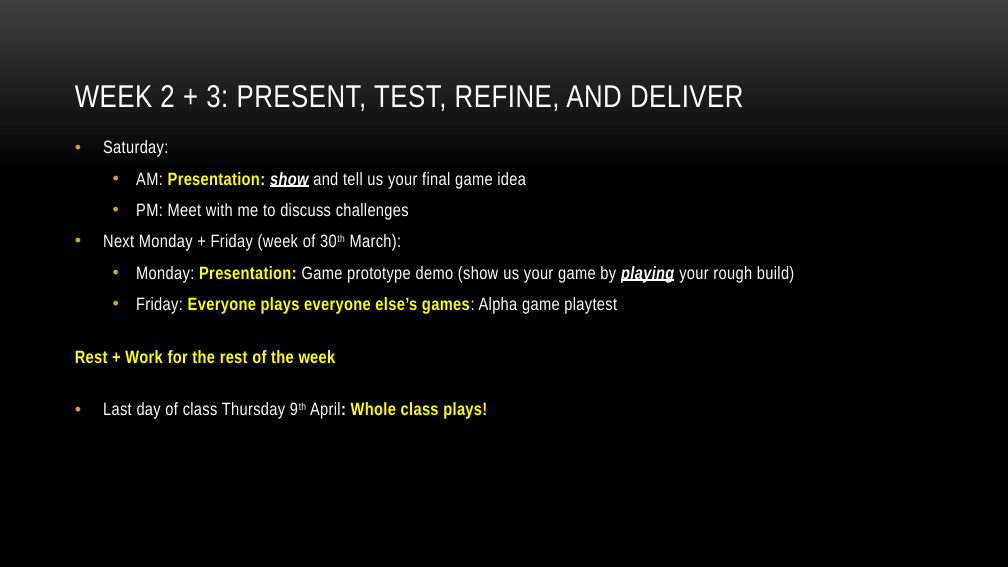
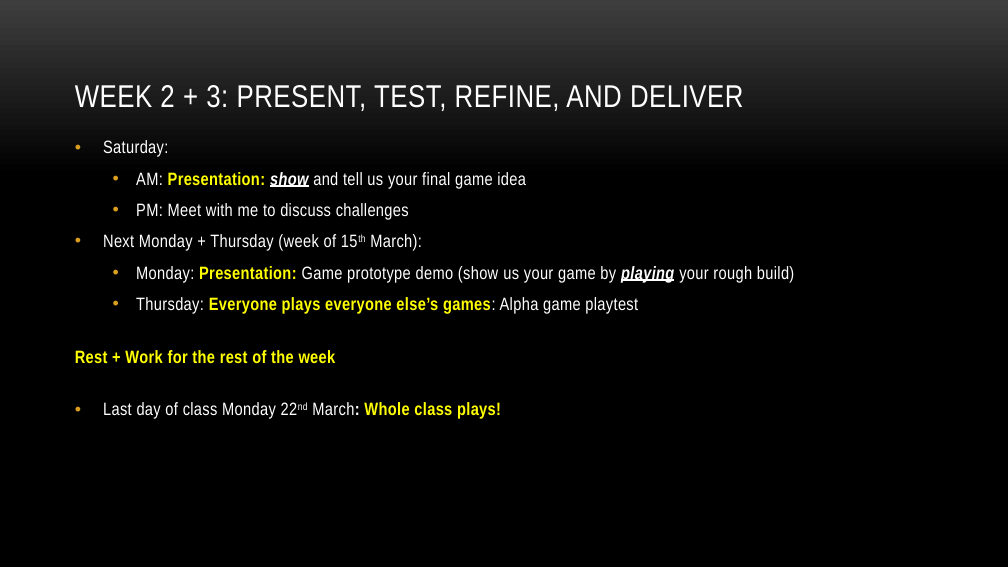
Before and after one commit to myuwbclasses/IntroGameDev-XJTU, a slide deck: slide 13 of PPT/Intro.pptx. Drawn at 1008x567 pixels with LibreOffice and Linux fonts; fonts in the diff are those of the drawing; background and template pictures are left out. Boxes give left, top, right and bottom in pixels: in the first picture for what was removed or moved away, otherwise in the second. Text is boxed around its words. In the diff, an @@ line names an element or a change of style, - is before the commit and + after.

```diff
--- a/PPT/Intro.pptx
+++ b/PPT/Intro.pptx
@@ text at box(103, 234, 422, 251): text changed @@
-• Next Monday + Friday (week of 30th March):
+• Next Monday + Thursday (week of 15th March):
@@ text at box(136, 297, 638, 314): text changed @@
-  • Friday: Everyone plays everyone else’s games: Alpha game playtest
+  • Thursday: Everyone plays everyone else’s games: Alpha game playtest
@@ text at box(103, 402, 501, 419): text changed @@
-• Last day of class Thursday 9th April: Whole class plays!
+• Last day of class Monday 22nd March: Whole class plays!
```
Also in this commit, not shown: 2 other slides changed, 2 slides removed, 7 other files.
